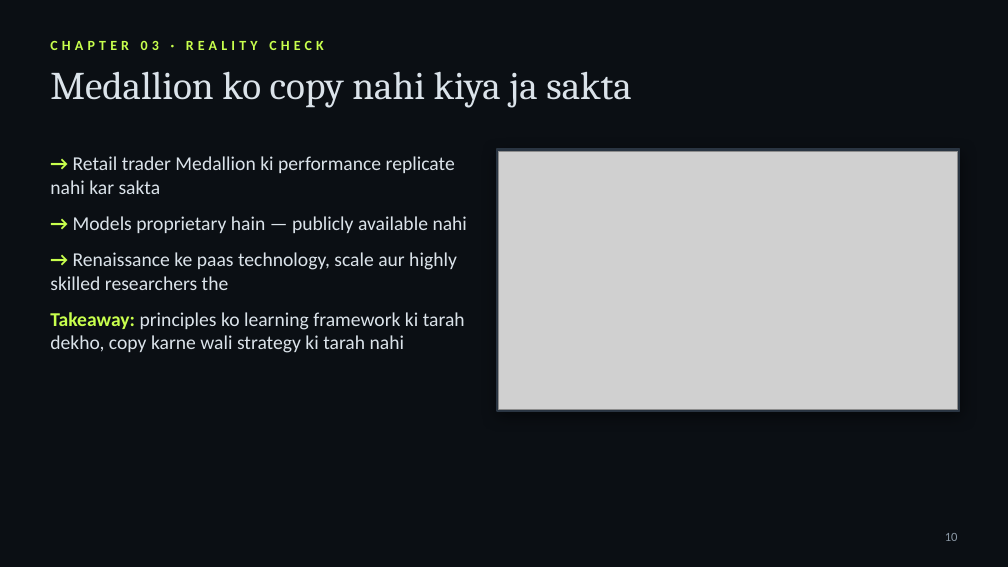
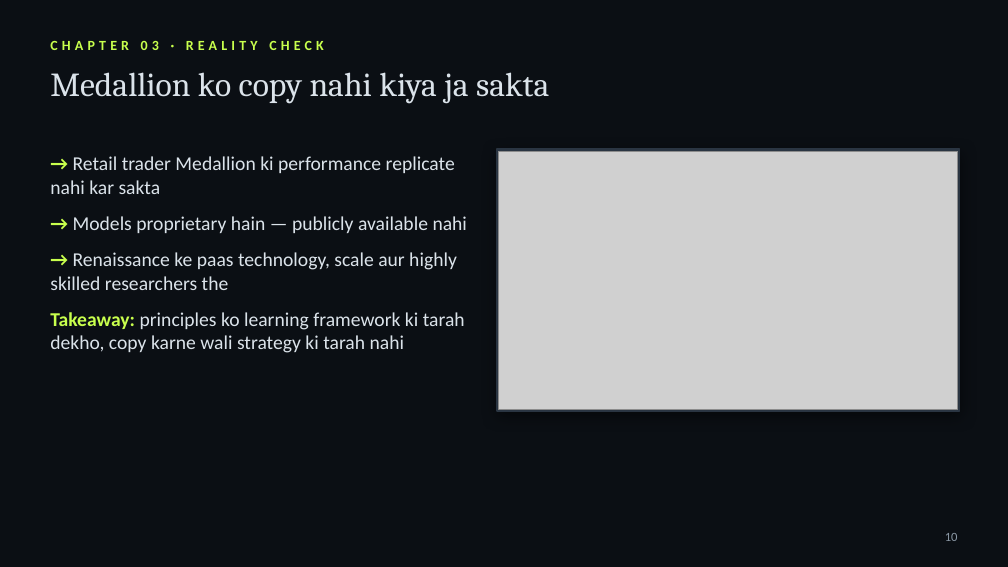
Before and after one commit to kashishchoudhary218-bot/nomi-trades-app, a slide deck: slide 10 of video/jim-simons-documentary/deck/The-Mathematicians-Edge-Hinglish.pptx. Drawn at 1008x567 pixels with LibreOffice and Linux fonts; fonts in the diff are those of the drawing; grey boxes stand for pictures. Boxes give left, top, right and bottom in pixels: in the first picture for what was removed or moved away, otherwise in the second. Text is boxed around its words. In the diff, an @@ line names an element or a change of style, - is before the commit and + after.

```diff
--- a/video/jim-simons-documentary/deck/The-Mathematicians-Edge-Hinglish.pptx
+++ b/video/jim-simons-documentary/deck/The-Mathematicians-Edge-Hinglish.pptx
@@ text "Medallion ko copy nahi kiya ..." at [50, 72, 549, 104]: size 28 to 24 pt @@
```
Also in this commit, not shown: 20 other slides changed, 3 other files.
